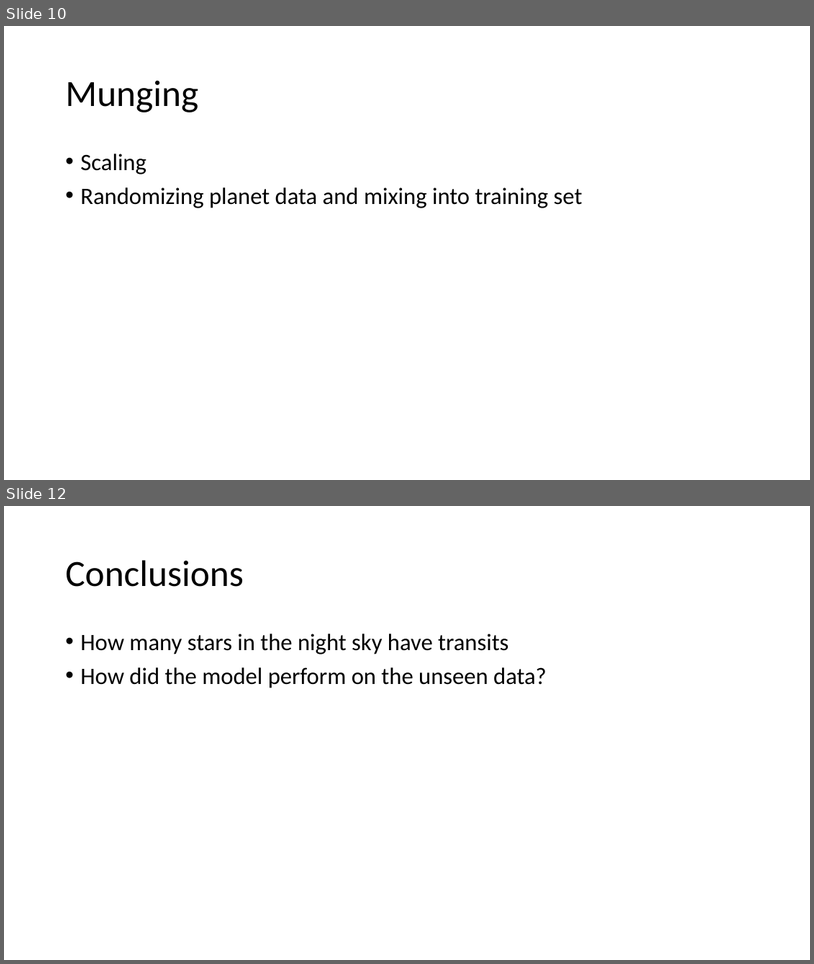
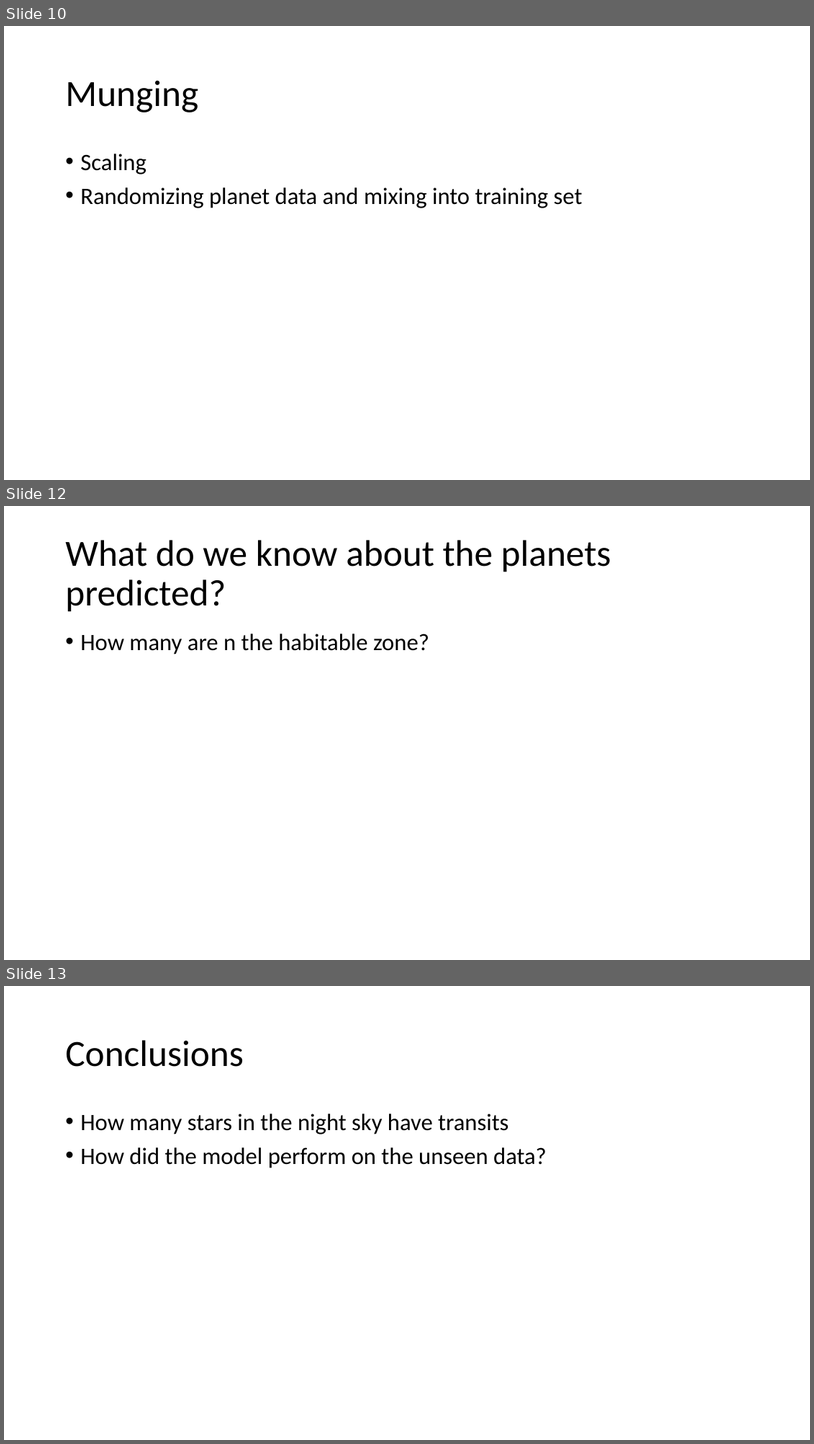
Before and after one commit to zachdg7/Exoplanet_Detection, a slide deck: Exoplanet_Presentation.pptx. Shown one above the other, each under a label of ours: slides 10 and 12 before the commit, slides 10, 12 and 13 after it; the slides between them are not shown. The pictures are 814x964 and 814x1444 pixels, drawn with LibreOffice and Linux fonts; fonts in the diff are those of the drawing. Boxes give left, top, right and bottom in pixels: in the first picture for what was removed or moved away, otherwise in the second. Text is boxed around its words. In the diff, an @@ line names an element or a change of style, - is before the commit and + after.

Commit message:
about to delete something

```diff
--- a/Exoplanet_Presentation.pptx
+++ b/Exoplanet_Presentation.pptx
@@ slide 12 added at (4, 506, 810, 960), background #FFFFFF @@
@@ title added at (65, 540, 612, 612), 44 pt, text #000000 @@
+What do we know about the planets predicted?
@@ text added at (80, 633, 430, 654), 28 pt, text #000000 @@
+• How many are n the habitable zone?
@@ what was slide 12 is now slide 13 @@
```
Also in this commit, not shown: 2 slides changed, 1 other slide added, 1 slide removed, 2 other files.
